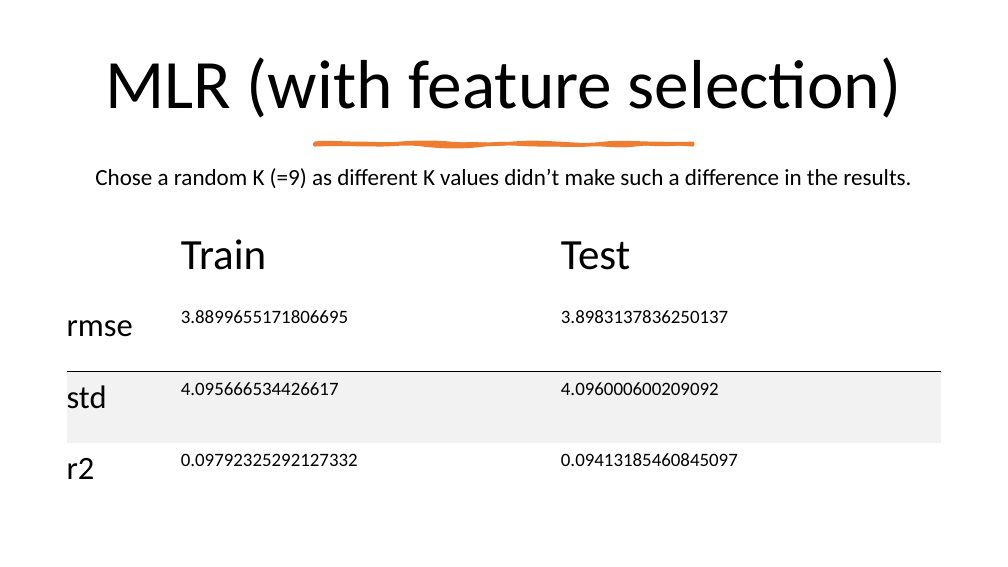
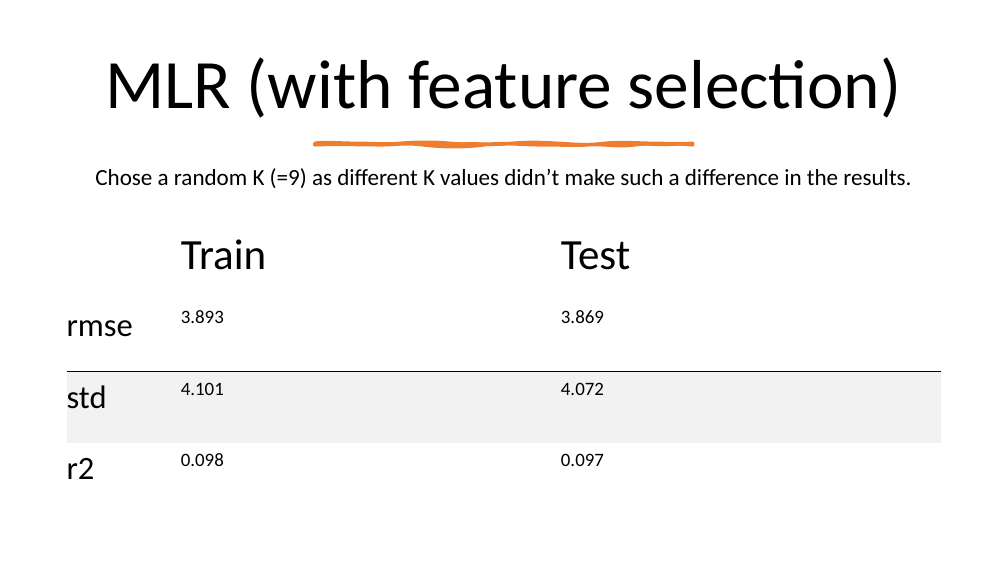
Before and after one commit to LiaCohn/clean-coasts, a slide deck: slide 6 of models/models.pptx (slide 5 before the commit). Drawn at 1008x567 pixels with LibreOffice and Linux fonts; fonts in the diff are those of the drawing. Boxes give left, top, right and bottom in pixels: in the first picture for what was removed or moved away, otherwise in the second. Text is boxed around its words. In the diff, an @@ line names an element or a change of style, - is before the commit and + after.

Commit message:
update pres. switch columns in utils

```diff
--- a/models/models.pptx
+++ b/models/models.pptx
@@ table at [67, 218, 941, 514] @@
-row 2, column 2: 3.8899655171806695
+row 2, column 2: 3.893
-row 2, column 3: 3.8983137836250137
+row 2, column 3: 3.869
-row 3, column 2: 4.095666534426617
+row 3, column 2: 4.101
-row 3, column 3: 4.096000600209092
+row 3, column 3: 4.072
-row 4, column 2: 0.09792325292127332
+row 4, column 2: 0.098
-row 4, column 3: 0.09413185460845097
+row 4, column 3: 0.097
```
Also in this commit, not shown: 11 other slides changed, 3 slides added, 1 slide removed, 3 other files.
